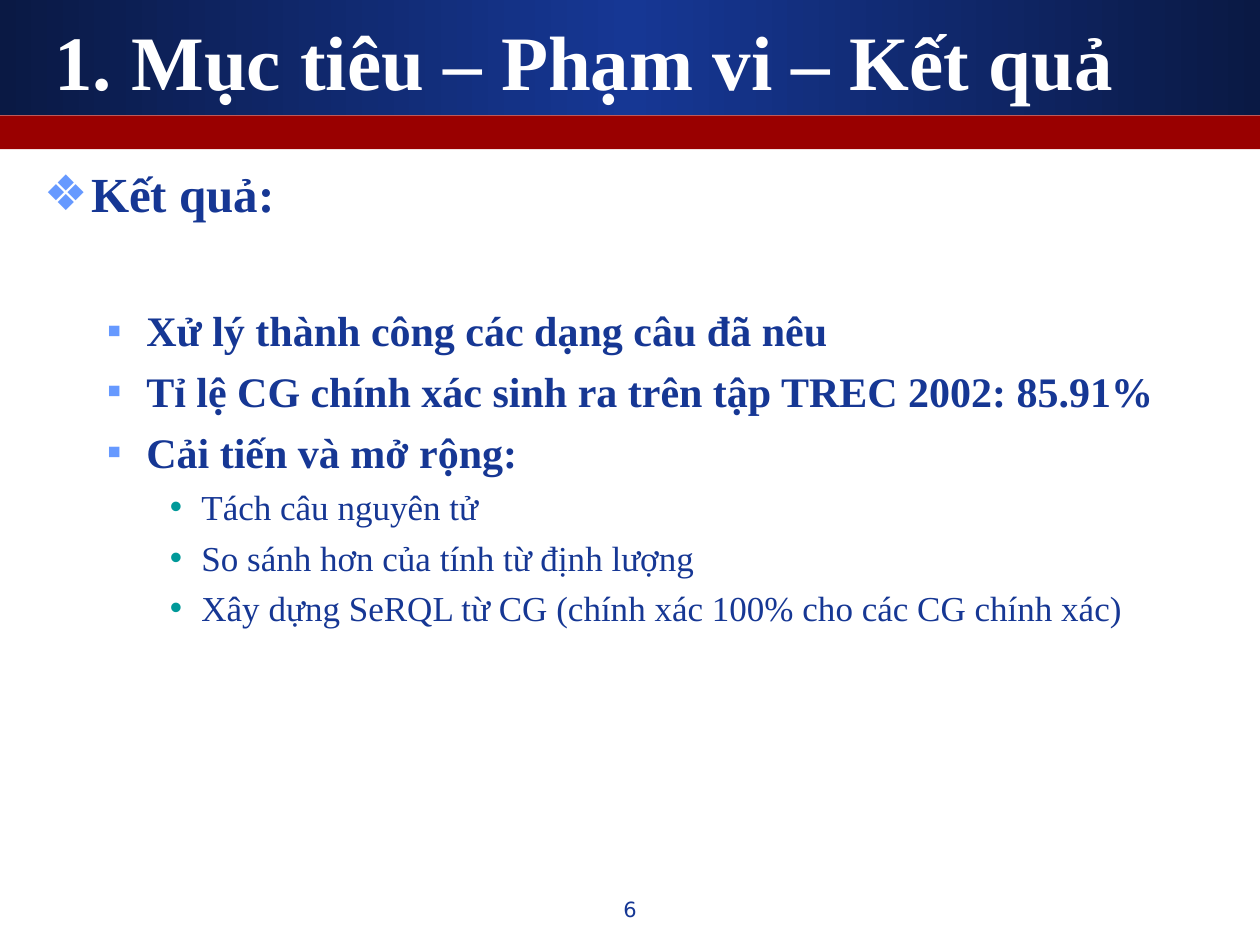
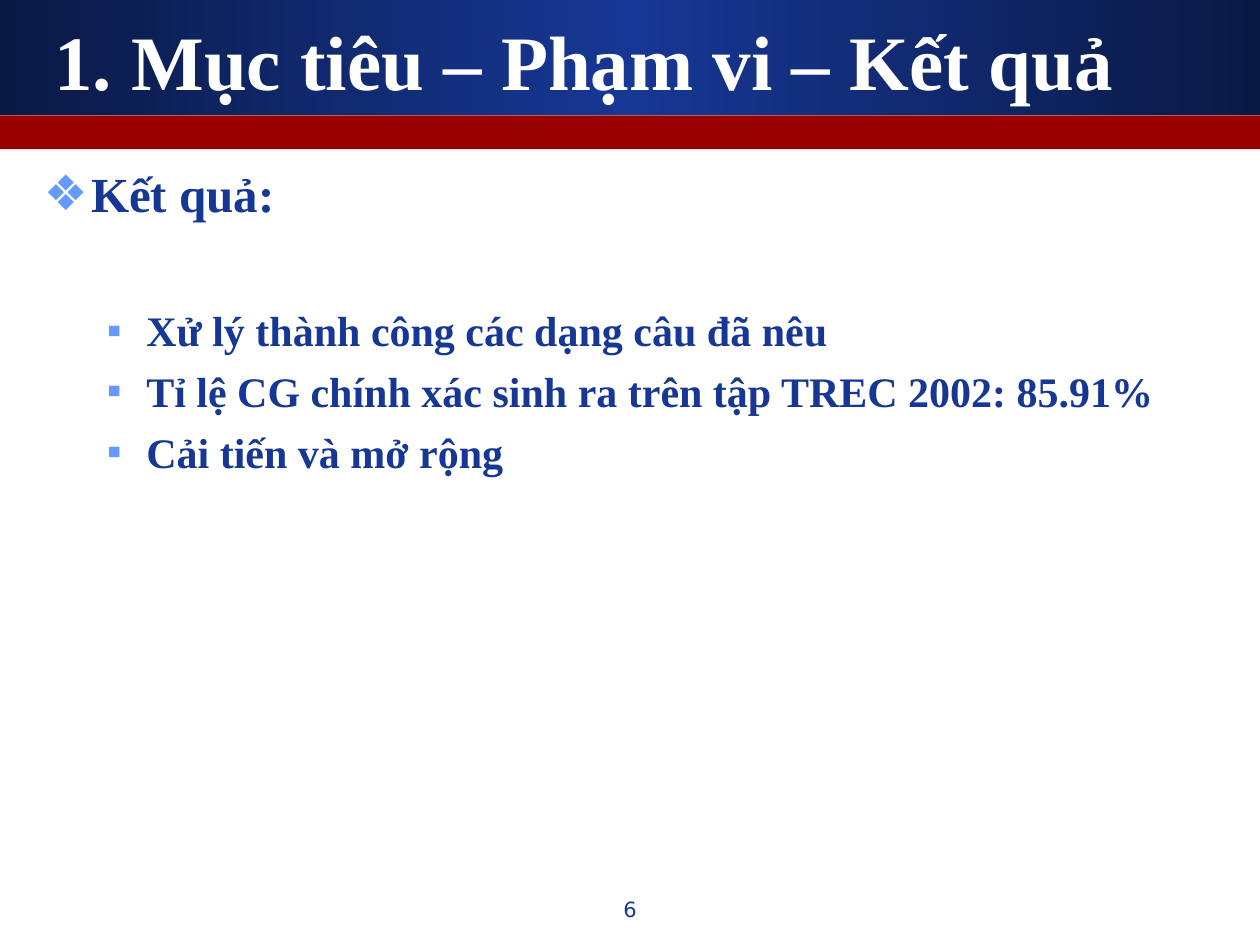
Before and after one commit to leaderwing/kt-kimres, a slide deck: slide 6 of note/[Thesis] Presentation.ppt. Drawn at 1260x945 pixels with LibreOffice and Linux fonts; fonts in the diff are those of the drawing. Boxes give left, top, right and bottom in pixels: in the first picture for what was removed or moved away, otherwise in the second. Text is boxed around its words. In the diff, an @@ line names an element or a change of style, - is before the commit and + after.

```diff
--- a/note/[Thesis] Presentation.ppt
+++ b/note/[Thesis] Presentation.ppt
@@ text at bbox=[146, 437, 503, 477]: text changed; size 20 to 24 pt; bold on @@
-  ▪ Cải tiến và mở rộng:
-    • Tách câu nguyên tử
-    • So sánh hơn của tính từ định lượng
-    • Xây dựng SeRQL từ CG (chính xác 100% cho các CG chính xác)
+  ▪ Cải tiến và mở rộng
```
Also in this commit, not shown: 3 other slides changed, 1 slide added, 1 slide removed.
